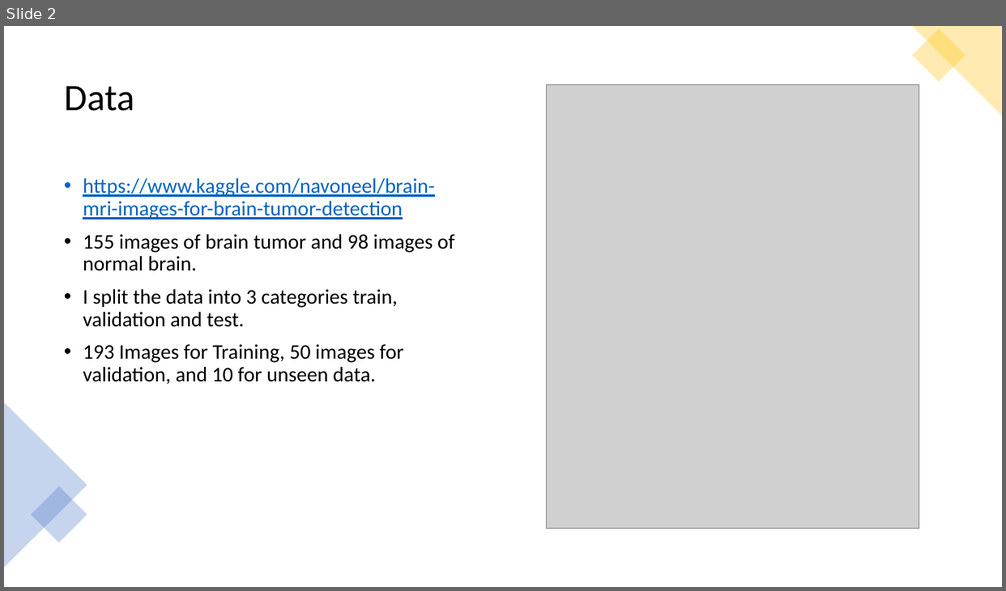
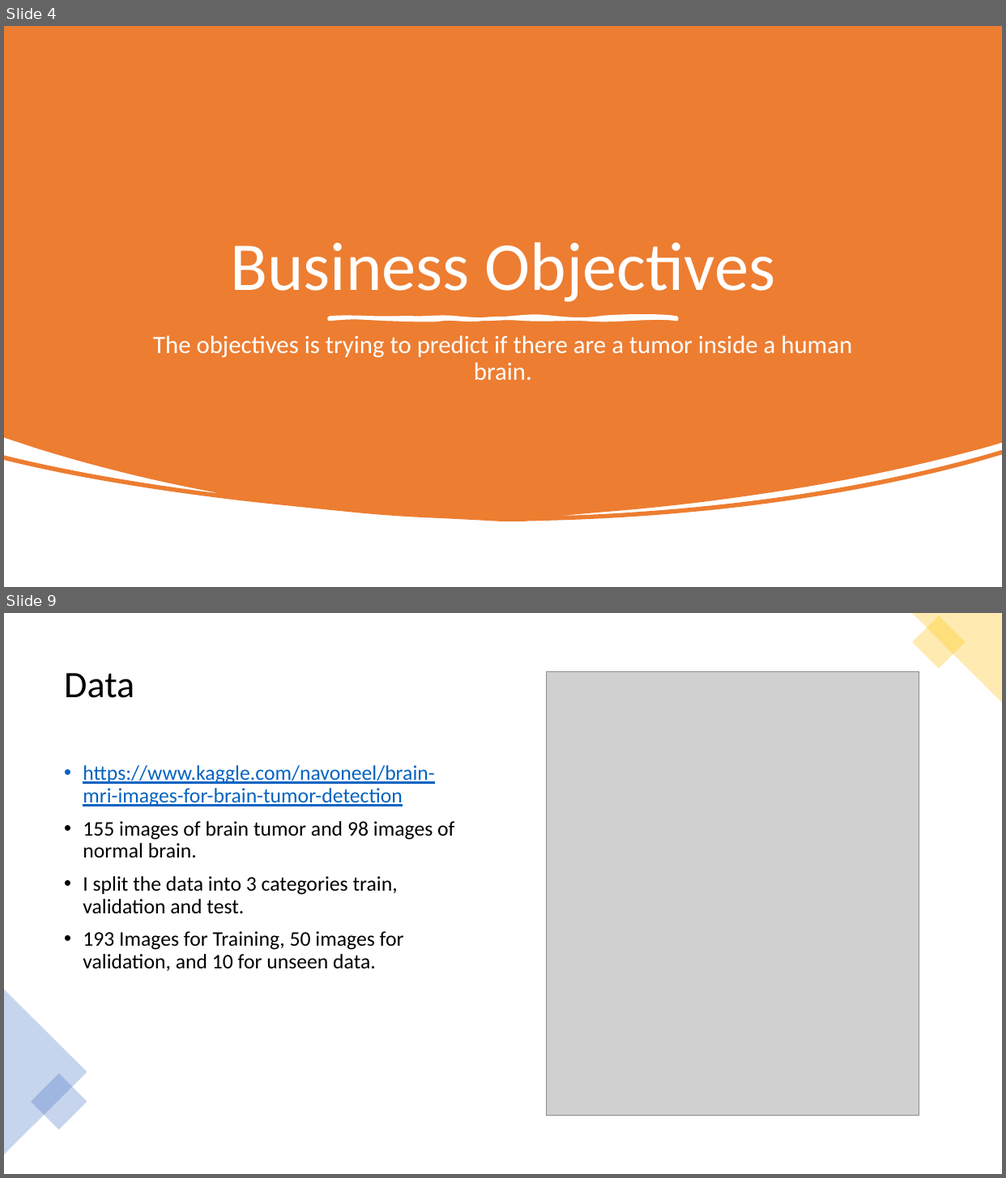
Before and after one commit to Sebercheres/Deep_Learning_Final_Project, a slide deck: Brain MRI Images for Brain Tumor Detection.pptx. Shown one above the other, each under a label of ours: slide 2 before the commit, slides 4 and 9 after it; the slides between them are not shown. The pictures are 1006x591 and 1006x1178 pixels, drawn with LibreOffice and Linux fonts; fonts in the diff are those of the drawing; grey boxes stand for pictures. Boxes give left, top, right and bottom in pixels: in the first picture for what was removed or moved away, otherwise in the second. Text is boxed around its words. In the diff, an @@ line names an element or a change of style, - is before the commit and + after.

```diff
--- a/Brain MRI Images for Brain Tumor Detection.pptx
+++ b/Brain MRI Images for Brain Tumor Detection.pptx
@@ slide 4 added at <box>4,26,1002,587</box>, background #FFFFFF @@
@@ freeform shape added at <box>4,26,1002,522</box>, fill #ED7D31 @@
@@ title added at <box>230,242,775,302</box>, 66 pt, text #FFFFFF @@
+Business Objectives
@@ text added at <box>153,335,852,381</box>, 24 pt, text #FFFFFF @@
+The objectives is trying to predict if there are a tumor inside a human brain.
@@ freeform shape added at <box>330,318,677,319</box>, fill #FFFFFF, outline #FFFFFF 3.25 pt @@
@@ what was slide 2 is now slide 9 @@
```
Also in this commit, not shown: 3 slides changed, 12 other slides added, 1 other file.
